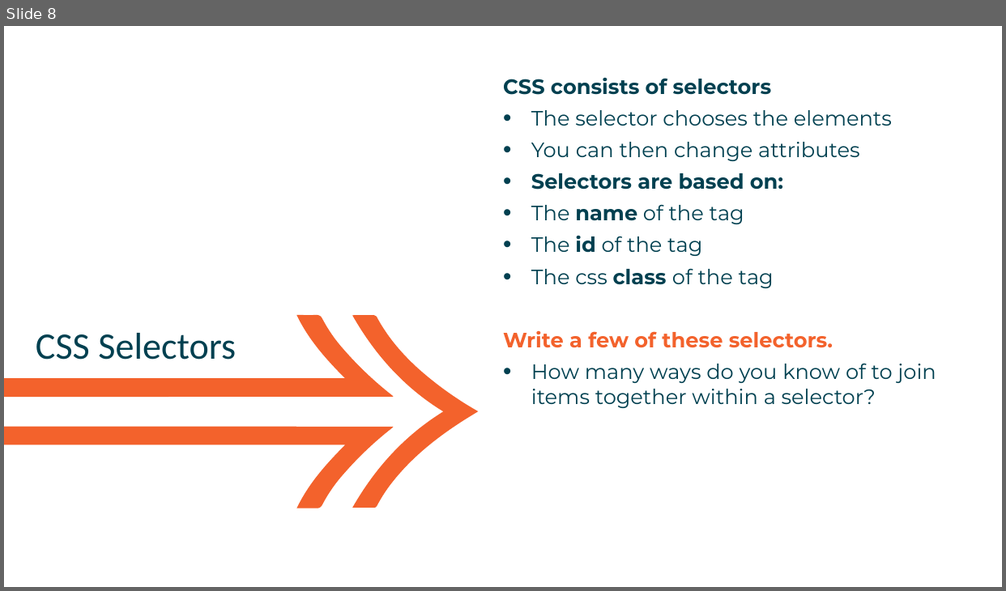
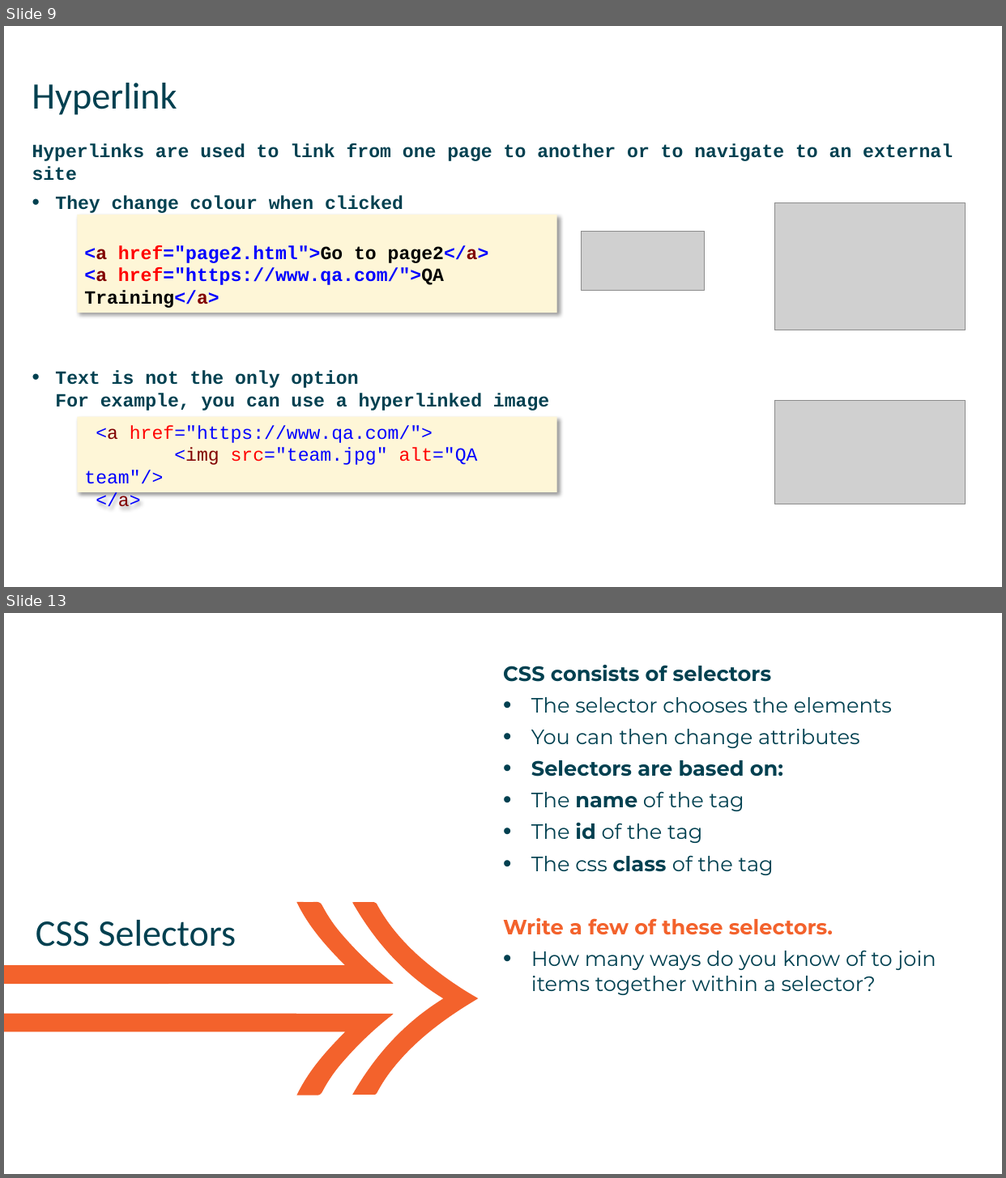
Before and after one commit to mikebaradaran/web_fundamentals, a slide deck: Slides/HTML CSS/01 - HTML and CSS Revision.pptx. Shown one above the other, each under a label of ours: slide 8 before the commit, slides 9 and 13 after it; the slides between them are not shown. The pictures are 1006x591 and 1006x1178 pixels, drawn with LibreOffice and Linux fonts; fonts in the diff are those of the drawing; grey boxes stand for pictures. Boxes give left, top, right and bottom in pixels: in the first picture for what was removed or moved away, otherwise in the second. Text is boxed around its words. In the diff, an @@ line names an element or a change of style, - is before the commit and + after.

Commit message:
Updated teh HTML CSS chapter

```diff
--- a/Slides/HTML CSS/01 - HTML and CSS Revision.pptx
+++ b/Slides/HTML CSS/01 - HTML and CSS Revision.pptx
@@ slide 9 added at bbox=[4, 26, 1002, 587], background #FFFFFF @@
@@ title added at bbox=[32, 83, 177, 115], 36 pt, text #004050 @@
+Hyperlink
@@ text added at bbox=[32, 143, 953, 411], 18 pt, text #004050, bold @@
+Hyperlinks are used to link from one page to another or to navigate to an external site
+• They change colour when clicked
+• Text is not the only option
+  For example, you can use a hyperlinked image
@@ rectangle added at bbox=[78, 215, 557, 313], fill #FEF6D7, 18 pt, text #0000FF, bold @@
+<a href="page2.html">Go to page2</a>
+<a href="https://www.qa.com/">QA Training</a>
@@ picture added at bbox=[774, 203, 965, 331] @@
@@ picture added at bbox=[582, 231, 705, 290] @@
@@ picture added at bbox=[775, 400, 966, 505] @@
@@ rectangle added at bbox=[78, 416, 557, 493], fill #FEF6D7, 18 pt, text #0000FF @@
+<a href="https://www.qa.com/">
+<img src="team.jpg" alt="QA team"/>
+</a>
@@ what was slide 8 is now slide 13 @@
```
Also in this commit, not shown: 3 slides changed, 14 other slides added, 1 slide removed, 1 other file.
